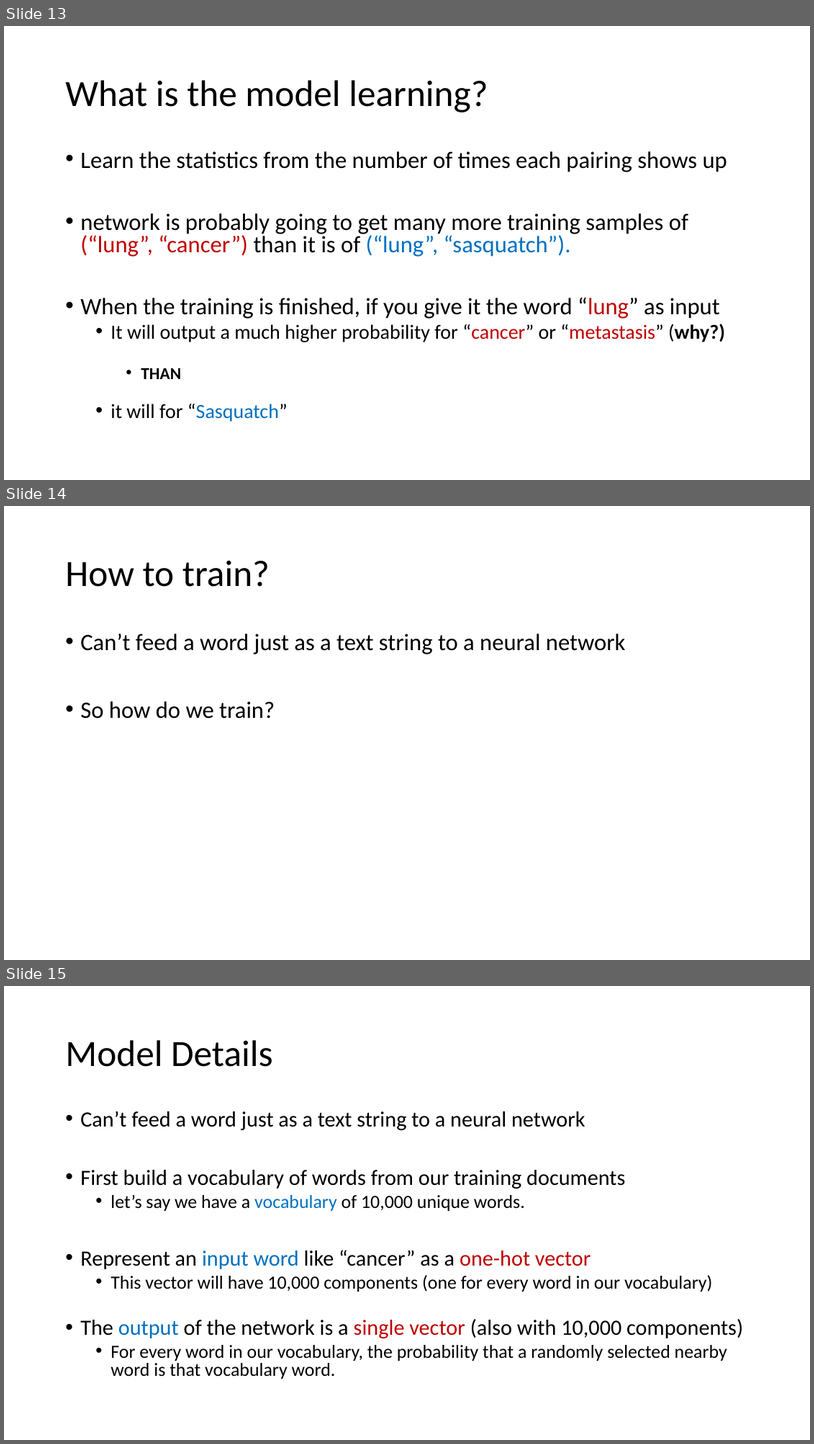
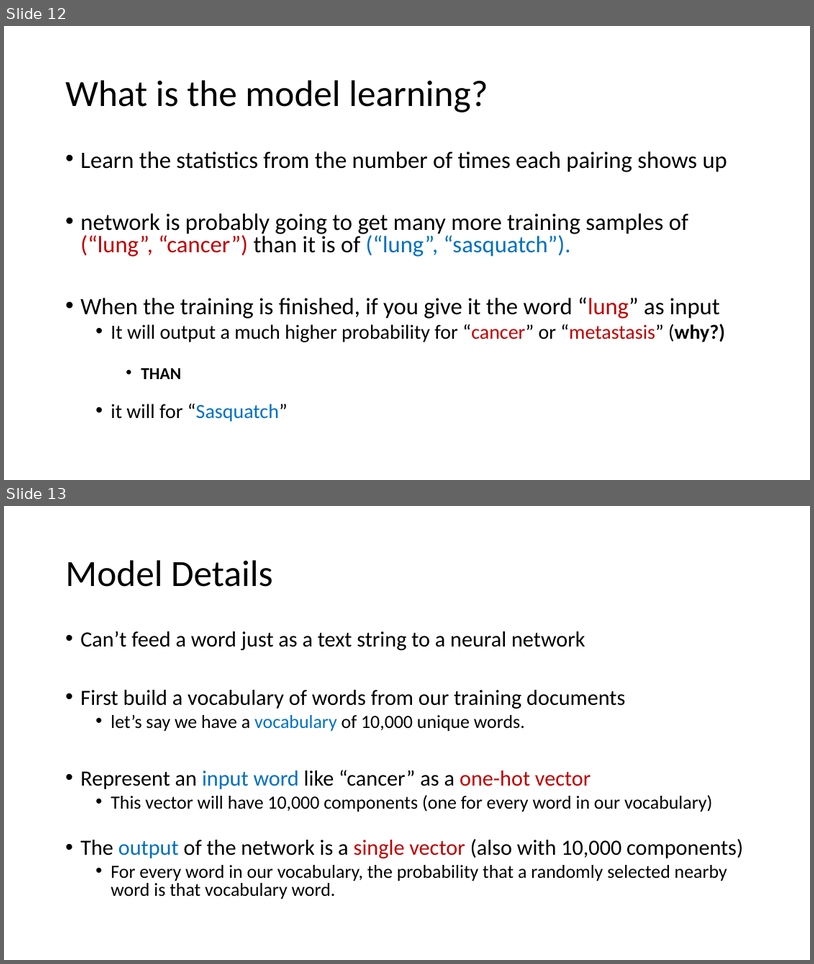
Before and after one commit to ICBI/AIMAHEAD_GU, a slide deck: Courses/ML_Concepts/Module_06_Natural_Language_Processing/Module_6_Natural_Language_Processing_02_word_embeddings.pptx. Shown one above the other, each under a label of ours: slides 13, 14 and 15 before the commit, slides 12 and 13 after it. The pictures are 814x1444 and 814x964 pixels, drawn with LibreOffice and Linux fonts; fonts in the diff are those of the drawing. Boxes give left, top, right and bottom in pixels: in the first picture for what was removed or moved away, otherwise in the second. Text is boxed around its words. In the diff, an @@ line names an element or a change of style, - is before the commit and + after.

```diff
--- a/Courses/ML_Concepts/Module_06_Natural_Language_Processing/Module_6_Natural_Language_Processing_02_word_embeddings.pptx
+++ b/Courses/ML_Concepts/Module_06_Natural_Language_Processing/Module_6_Natural_Language_Processing_02_word_embeddings.pptx
@@ slide 14 removed at (4, 506, 810, 960), background #FFFFFF @@
@@ title removed at (65, 560, 270, 587) @@
-How to train?
@@ text removed at (80, 633, 626, 718) @@
-• Can’t feed a word just as a text string to a neural network
-• So how do we train?
@@ what was slide 13 is now slide 12 @@
@@ what was slide 15 is now slide 13 @@
```
Also in this commit, not shown: 3 slides changed, 5 other slides removed, 1 other file.
